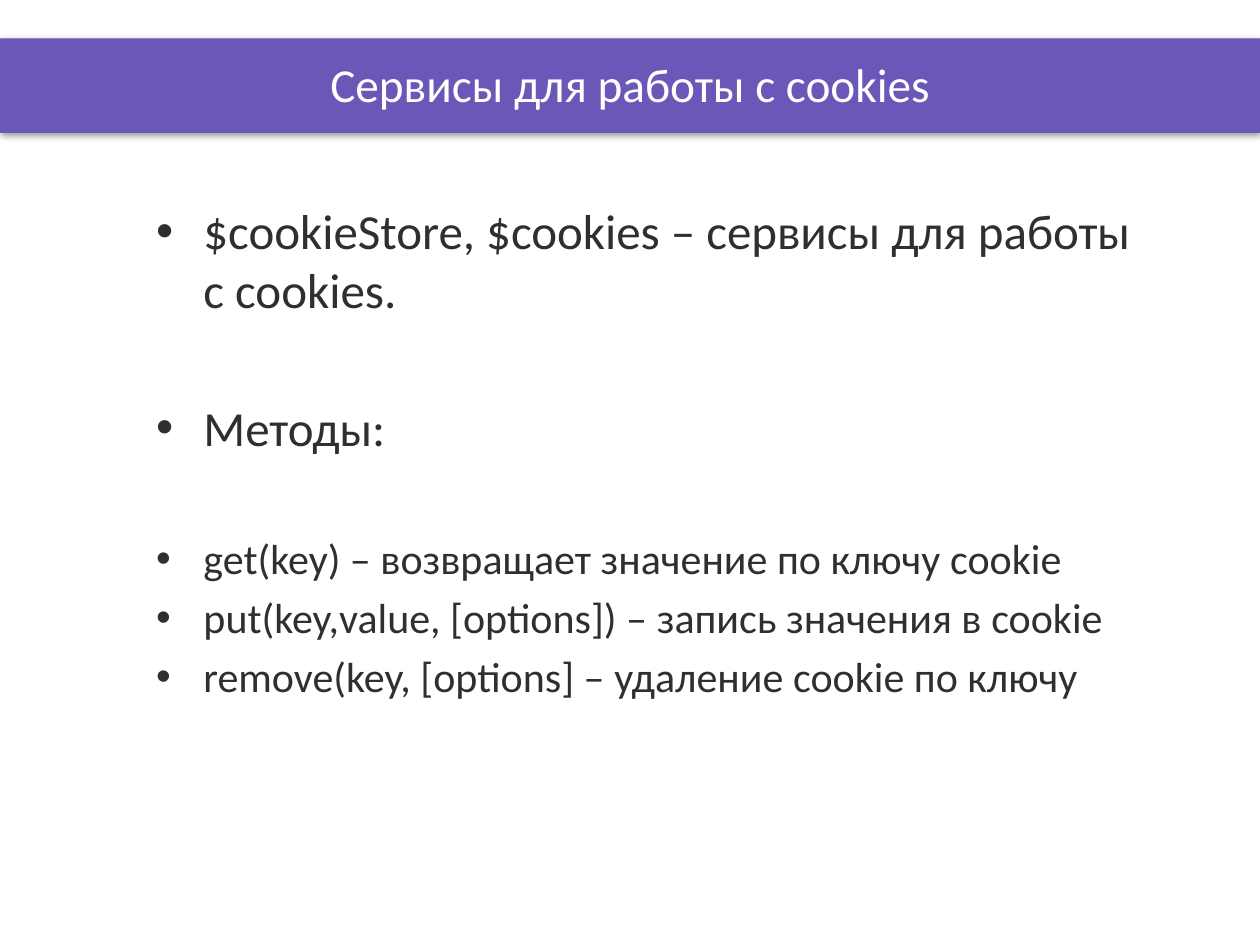
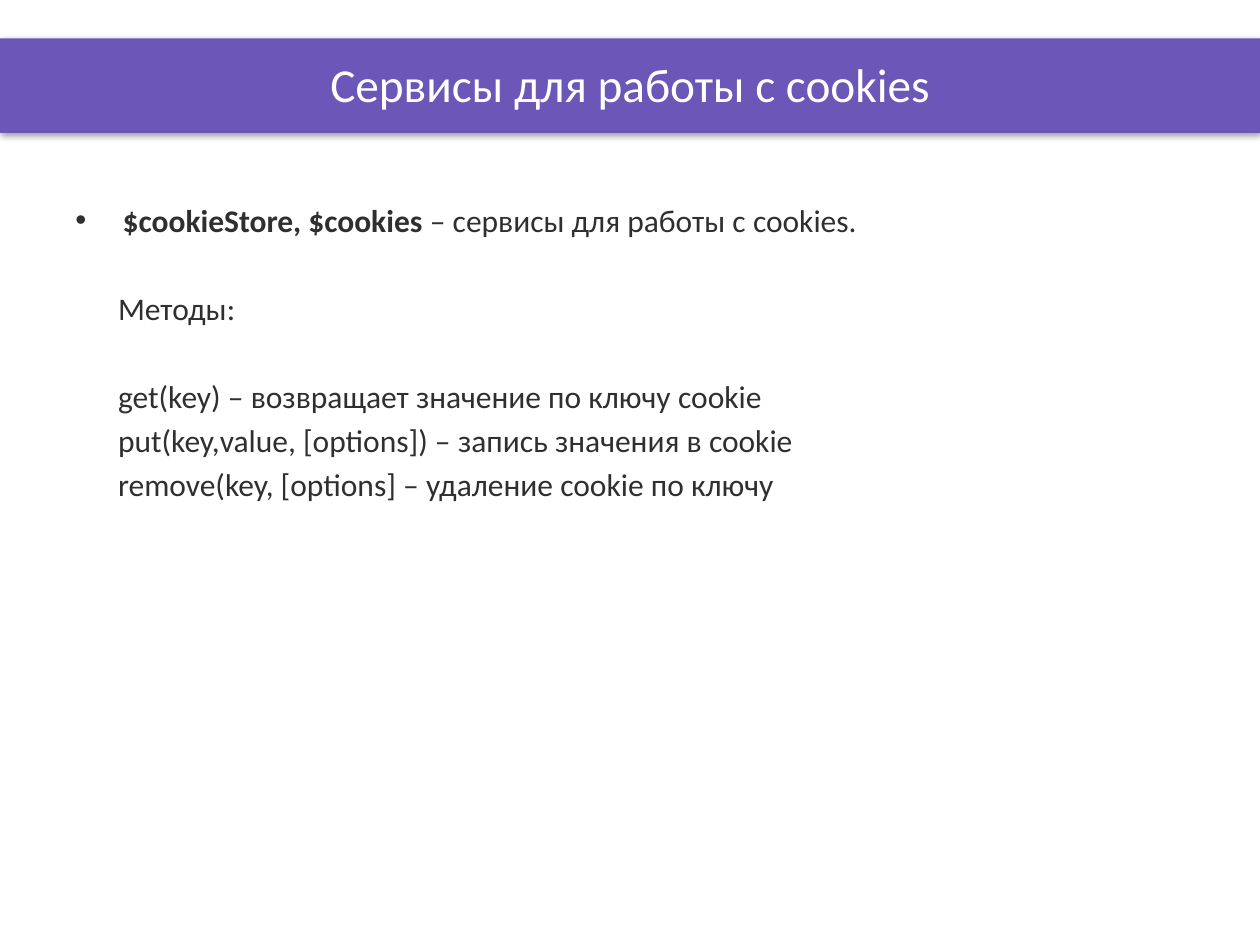
Before and after one commit to DinamickaDevelopment/ignite, a slide deck: slide 5 of AngularJS/lesson_15/Presentation/services_2.pptx. Drawn at 1260x945 pixels with LibreOffice and Linux fonts; fonts in the diff are those of the drawing; background and template pictures are left out. Boxes give left, top, right and bottom in pixels: in the first picture for what was removed or moved away, otherwise in the second. Text is boxed around its words. In the diff, an @@ line names an element or a change of style, - is before the commit and + after.

```diff
--- a/AngularJS/lesson_15/Presentation/services_2.pptx
+++ b/AngularJS/lesson_15/Presentation/services_2.pptx
@@ text "$cookieStore, $cookies – сервисы для ..." moved from (x1=203, y1=215, x2=1130, y2=699) to (x1=118, y1=210, x2=857, y2=501) @@
@@ text "$cookieStore, $cookies – сервисы для ..." at (x1=118, y1=210, x2=857, y2=501): size 28 to 18 pt in "$cookieStore, $cookies – сервисы для работы с ...", "Методы:"; bold on in "$cookieStore, $cookies"; size 24 to 18 pt in "get(key) – возвращает значение по ключу cookie", "put(key,value, [options]) – запись значения в cookie", "remove(key, [options] – удаление cookie по ключу"; less space between paragraphs; bullet • to none @@
```
Also in this commit, not shown: 4 other slides changed, 17 other files.
